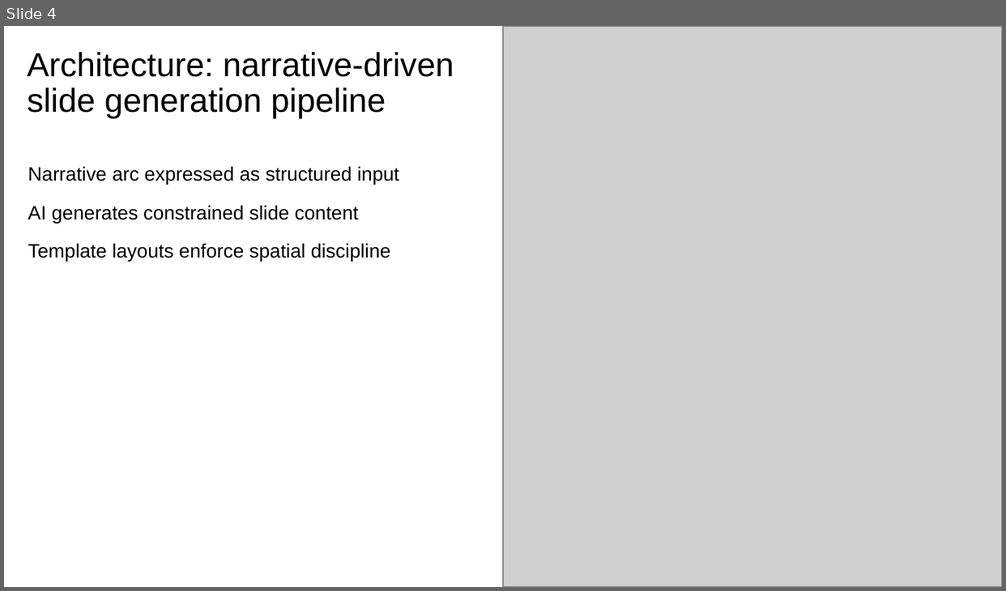
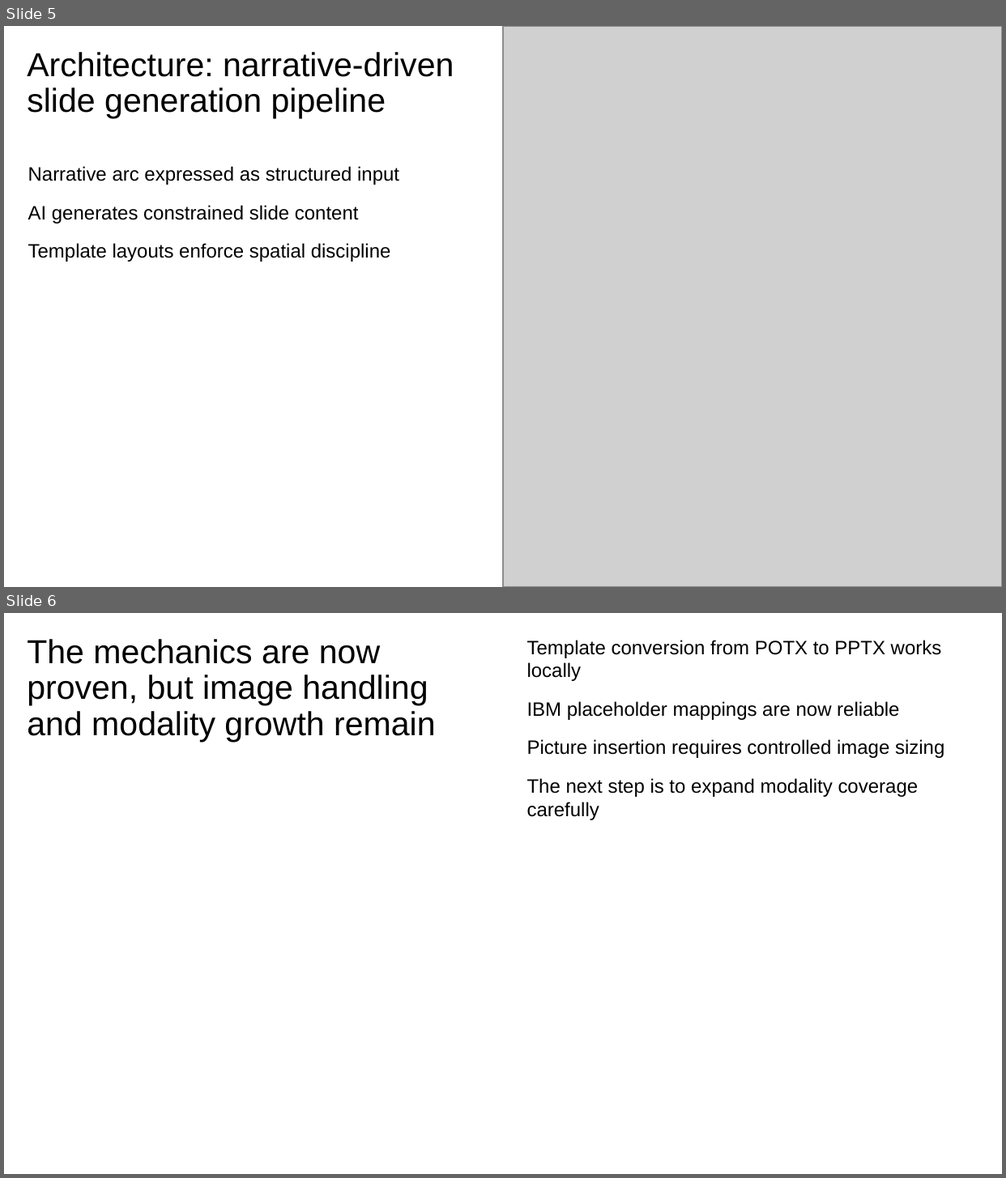
Before and after one commit to davidrrowley/PowerPointAutoGen, a slide deck: scripts/PowerPoint Slide Inventory Script/ibm_yaml_test.pptx. Shown one above the other, each under a label of ours: slide 4 before the commit, slides 5 and 6 after it. The pictures are 1006x591 and 1006x1178 pixels, drawn with LibreOffice and Linux fonts; fonts in the diff are those of the drawing; grey boxes stand for pictures. Boxes give left, top, right and bottom in pixels: in the first picture for what was removed or moved away, otherwise in the second. Text is boxed around its words. In the diff, an @@ line names an element or a change of style, - is before the commit and + after.

```diff
--- a/scripts/PowerPoint Slide Inventory Script/ibm_yaml_test.pptx
+++ b/scripts/PowerPoint Slide Inventory Script/ibm_yaml_test.pptx
@@ slide 6 added at [4,613,1002,1174], background #FFFFFF @@
@@ title added at [27,639,436,742], 24 pt, text #000000 @@
+The mechanics are now proven, but image handling and modality growth remain
@@ text added at [527,640,944,820], 14 pt, text #000000 @@
+Template conversion from POTX to PPTX works locally
+IBM placeholder mappings are now reliable
+Picture insertion requires controlled image sizing
+The next step is to expand modality coverage carefully
@@ what was slide 4 is now slide 5 @@
```
Also in this commit, not shown: 3 other slides added, 1 other file.
